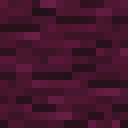
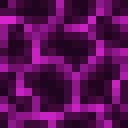
The second 128x128 image is a revision of the first. Changes to its layers:
added layer "Pasted Layer #1" above "leaves_oak.png" over (x1=0, y1=0, x2=128, y2=128)
hid "Pasted Layer copy" over (x1=0, y1=0, x2=128, y2=128)
hid "Pasted Layer" over (x1=0, y1=0, x2=128, y2=128)
